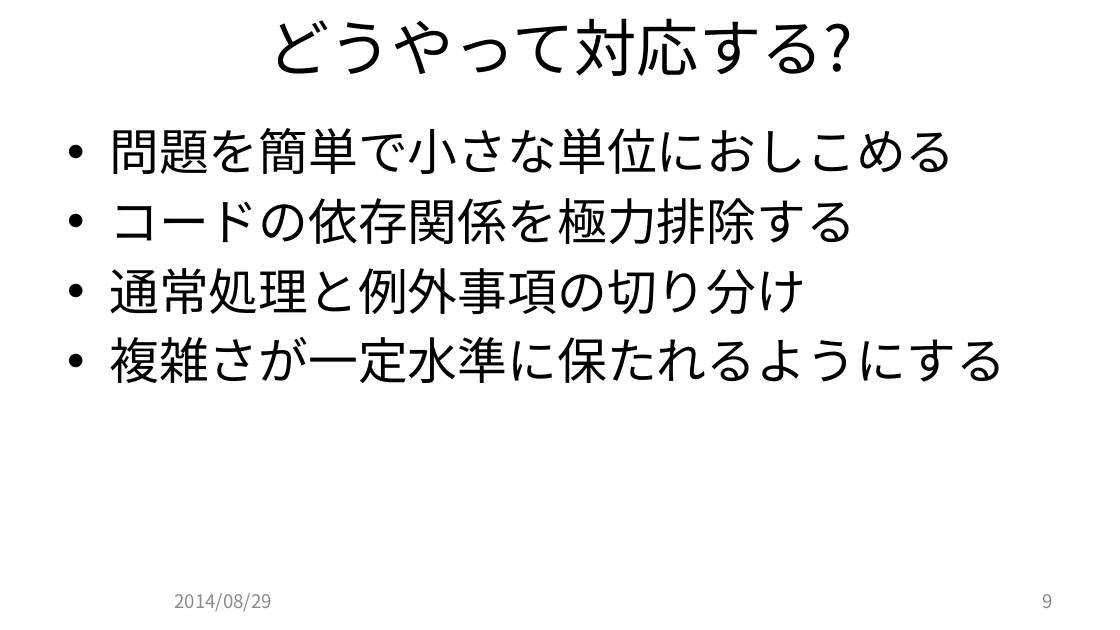
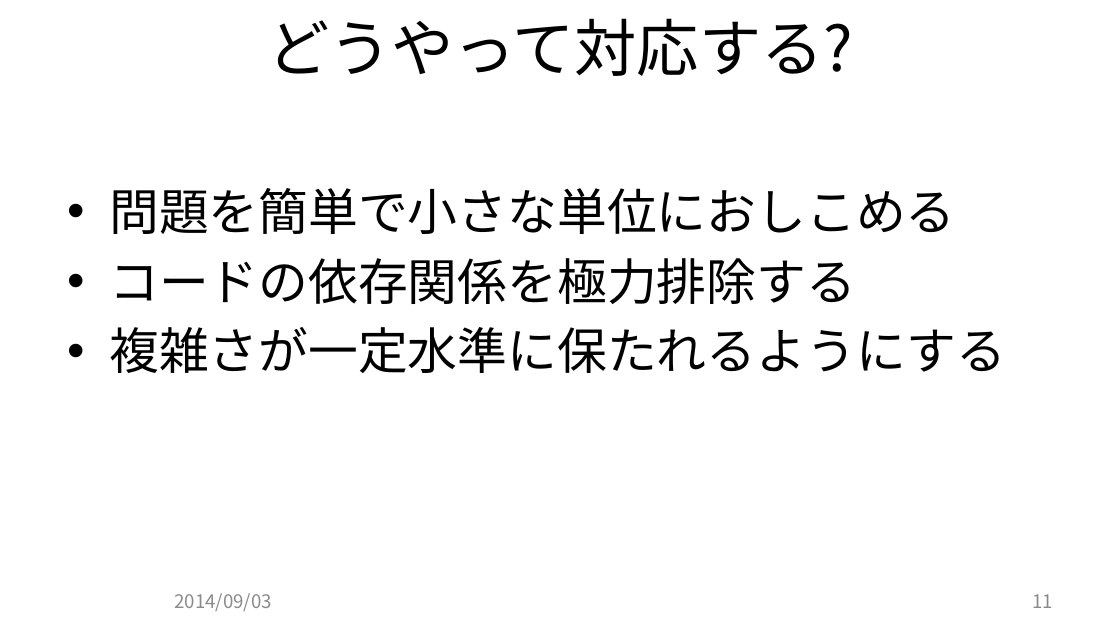
Before and after one commit to JCGS/CEDEC2014, a slide deck: slide 11 of chiyama/2014cedec_chiyama.pptx (slide 9 before the commit). Drawn at 1120x630 pixels with LibreOffice and Linux fonts; fonts in the diff are those of the drawing; background and template pictures are left out. Boxes give left, top, right and bottom in pixels: in the first picture for what was removed or moved away, otherwise in the second. Text is boxed around its words. In the diff, an @@ line names an element or a change of style, - is before the commit and + after.

```diff
--- a/chiyama/2014cedec_chiyama.pptx
+++ b/chiyama/2014cedec_chiyama.pptx
@@ text "問題を簡単で小さな単位におしこめる": place and size @@
-text "問題を簡単で小さな単位におしこめる" at bbox=[109, 128, 1006, 383]
+text "問題を簡単で小さな単位におしこめる" at bbox=[109, 188, 1006, 373]
@@ text at bbox=[109, 268, 806, 314]: paragraph removed @@
-• 通常処理と例外事項の切り分け
@@ text at bbox=[174, 593, 271, 611]: text changed @@
-2014/08/29
+2014/09/03
@@ page number at bbox=[1032, 594, 1053, 608]: text changed @@
-9
+11
```
Also in this commit, not shown: 28 other slides changed, 3 slides added, 1 other file.
